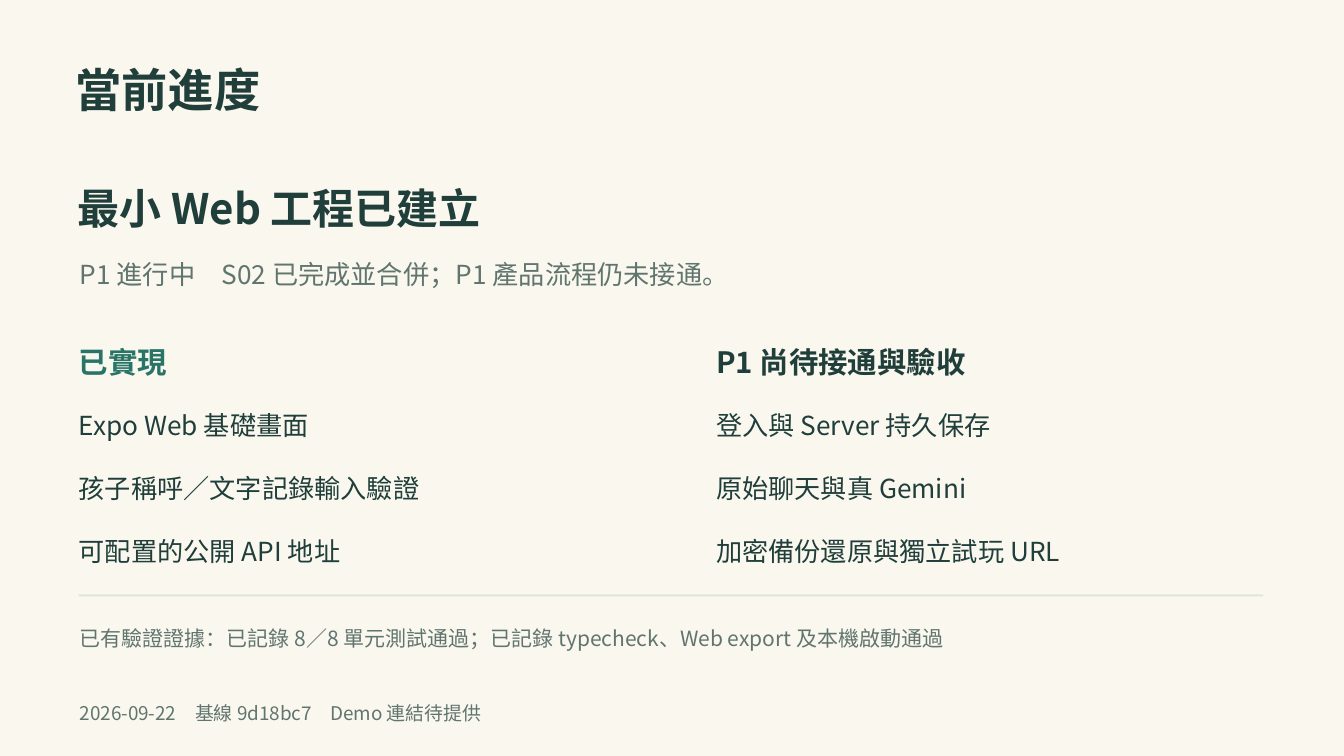
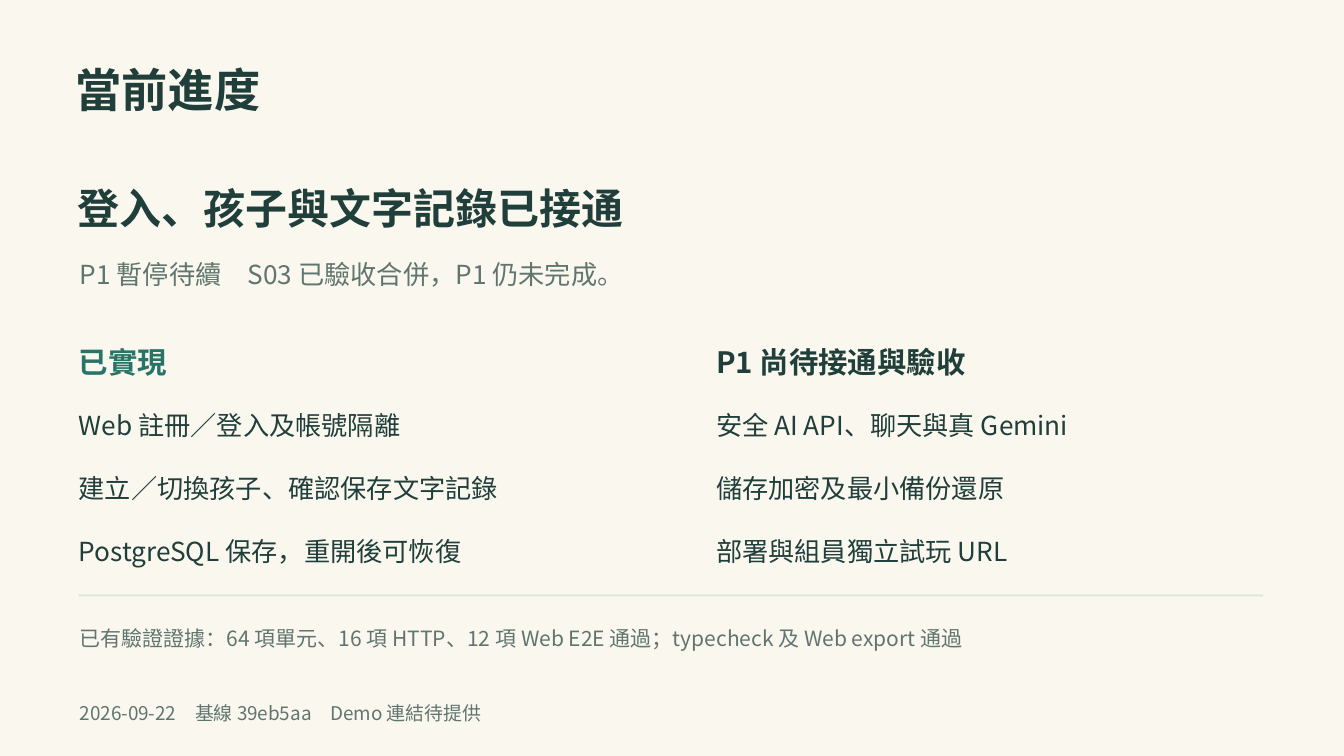
Before and after one commit to 2NTTY/child-ai-caregiver, a slide deck: slide 10 of presentation/output/yuban-gang-project-deck.pptx. Drawn at 1344x756 pixels with LibreOffice and Linux fonts; fonts in the diff are those of the drawing. Boxes give left, top, right and bottom in pixels: in the first picture for what was removed or moved away, otherwise in the second. Text is boxed around its words. In the diff, an @@ line names an element or a change of style, - is before the commit and + after.

Commit message:
Refresh presentation progress and record parallel asset takeover

```diff
--- a/presentation/output/yuban-gang-project-deck.pptx
+++ b/presentation/output/yuban-gang-project-deck.pptx
@@ text at box(78, 188, 624, 228): text changed @@
-最小 Web 工程已建立
+登入、孩子與文字記錄已接通
@@ text at box(80, 262, 624, 287): text changed @@
-P1 進行中 S02 已完成並合併；P1 產品流程仍未接通。
+P1 暫停待續 S03 已驗收合併，P1 仍未完成。
@@ text at box(79, 413, 400, 437): text changed @@
-Expo Web 基礎畫面
+Web 註冊／登入及帳號隔離
@@ text at box(716, 413, 1068, 437): text changed @@
-登入與 Server 持久保存
+安全 AI API、聊天與真 Gemini
@@ text at box(79, 476, 498, 500): text changed @@
-孩子稱呼／文字記錄輸入驗證
+建立／切換孩子、確認保存文字記錄
@@ text at box(716, 476, 1004, 500): text changed @@
-原始聊天與真 Gemini
+儲存加密及最小備份還原
@@ text at box(79, 539, 462, 568): text changed @@
-可配置的公開 API 地址
+PostgreSQL 保存，重開後可恢復
@@ text at box(716, 539, 1008, 563): text changed @@
-加密備份還原與獨立試玩 URL
+部署與組員獨立試玩 URL
@@ text at box(80, 628, 962, 651): text changed @@
-已有驗證證據：已記錄 8／8 單元測試通過；已記錄 typecheck、Web export 及本機啟動通過
+已有驗證證據：64 項單元、16 項 HTTP、12 項 Web E2E 通過；typecheck 及 Web export 通過
@@ text at box(80, 704, 481, 722): text changed @@
-2026-09-22 基線 9d18bc7 Demo 連結待提供
+2026-09-22 基線 39eb5aa Demo 連結待提供
```
Also in this commit, not shown: 8 other files.
